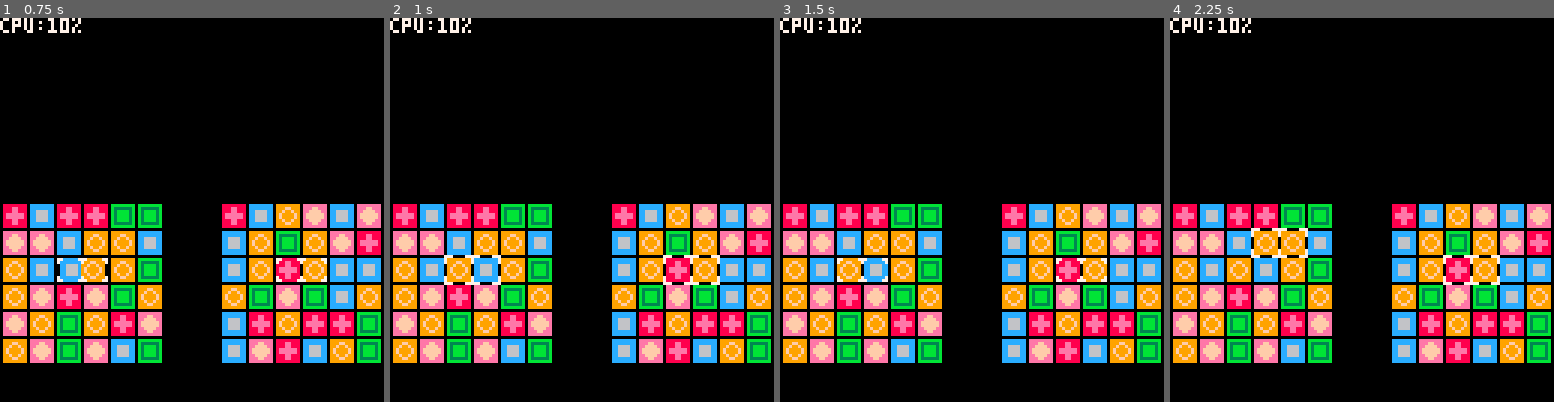
Above: before the commit, frames 1-4 (left to right).
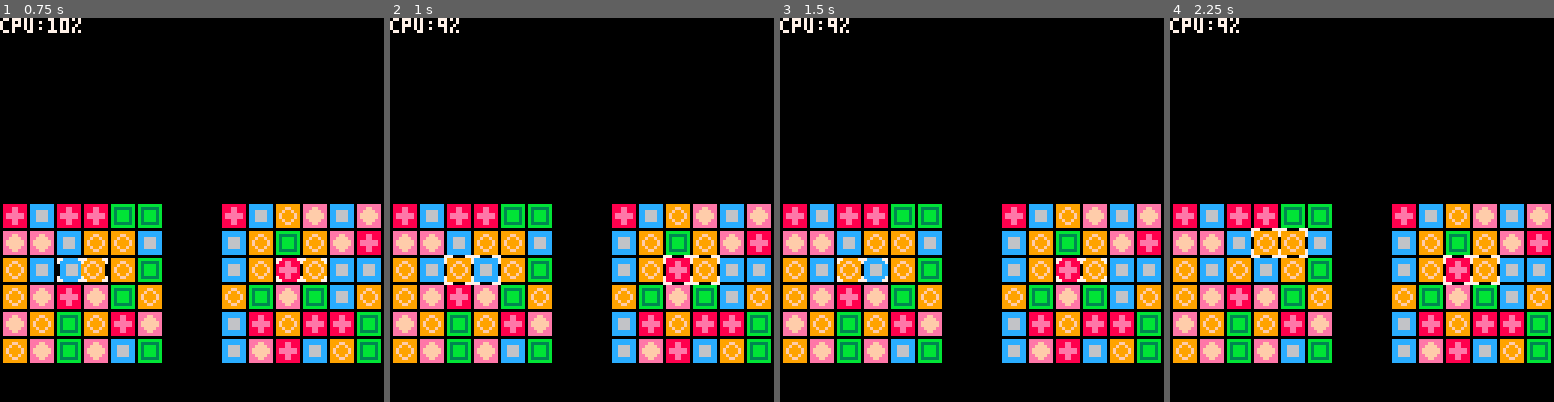
Above: after the commit, the same moments.

Repository: stevelavietes/pico8carts
Game: PICO-8 cartridge pa.p8
Same seed, same stepped clock (60 frames per second), same inputs: the game is played once before the commit and once after it.
Inputs:
- Up to frame 1 (0.75 s): tap O (Z key) at 0.7 s
- Up to frame 2 (1 s): no input
- Up to frame 3 (1.5 s): no input
- Up to frame 4 (2.25 s): hold Right 1.6-2.1 s; tap O (Z key) at 1.7, 2.1 s; hold Up from 2.15 s (still down)

Frame 1 is identical in both runs. In frame 2, 0.1% of the frame differs, in the area x 12-22%, y 0-4%; in frame 3, 0.1%; in frame 4, 0.1%.

Commit message:
fixes bug in combo matching by stepping animated swap in advance of match loop

Diff:
--- a/pa.p8
+++ b/pa.p8
@@ -87,7 +87,7 @@
    t1.ss = 1
    t2.s = g.tick
    t2.ss = -1
-   b.s = 1
+   b.s = {t1, t2}
    sfx(1)
   end
  end
@@ -107,9 +107,37 @@
  return false
 end
 
+function swapt(t,t2)
+ local tmp = {}
+ for k,v in pairs(t) do
+  tmp[k] = v
+  t[k] = nil
+ end
+ for k,v in pairs(t2) do
+  t[k] = v
+  t2[k] = nil
+ end
+ for k,v in pairs(tmp) do
+  t2[k] = v
+ end
+end
+
 function scan_board(b)
  local k = g.tick
  local ms = {}
+
+ if b.s then
+  local t = b.s[1]
+  if elapsed(t.s) > 1 then
+   local t2 = b.s[2]
+   t.s = nil
+   t.ss = nil
+   t2.s = nil
+   t2.ss = nil
+   b.s = nil
+   swapt(t, t2)
+  end
+ end
 
  for h = 1, b.h do
   local r = b.t[h]
@@ -121,21 +149,6 @@
      t.m = nil
      t.t = 0
     end
-   end
-
-   if t.s then
-    if elapsed(t.s) > 1 then
-     local t2 = r[w+1]
-     r[w] = t2
-     r[w+1] = t
-     t.s = nil
-     t.ss = nil
-     t2.s = nil
-     t2.ss = nil
-     t = t2
-     b.s = nil
-    end
-
    end
 
    if t.t > 0 and not busy(t) then
